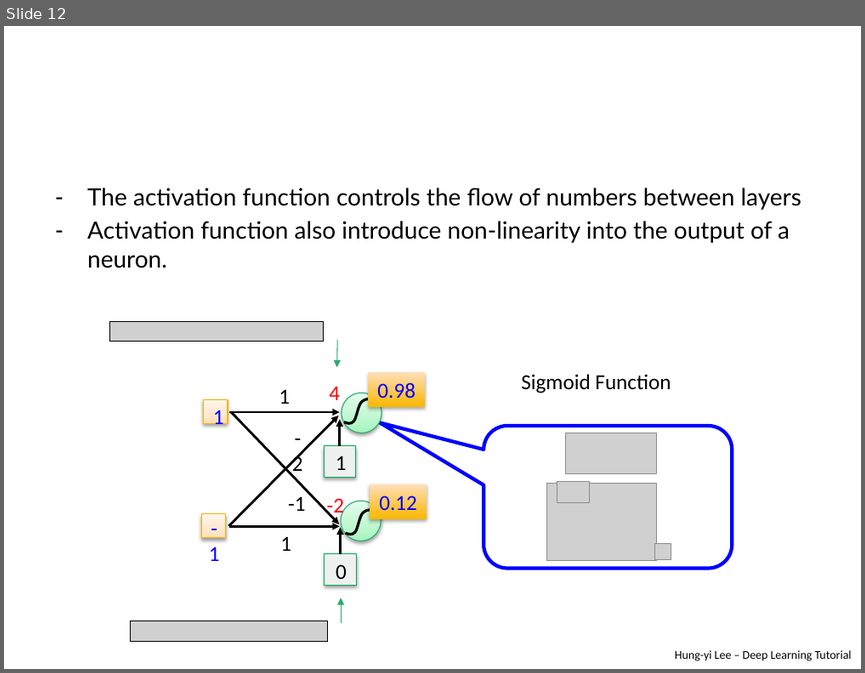
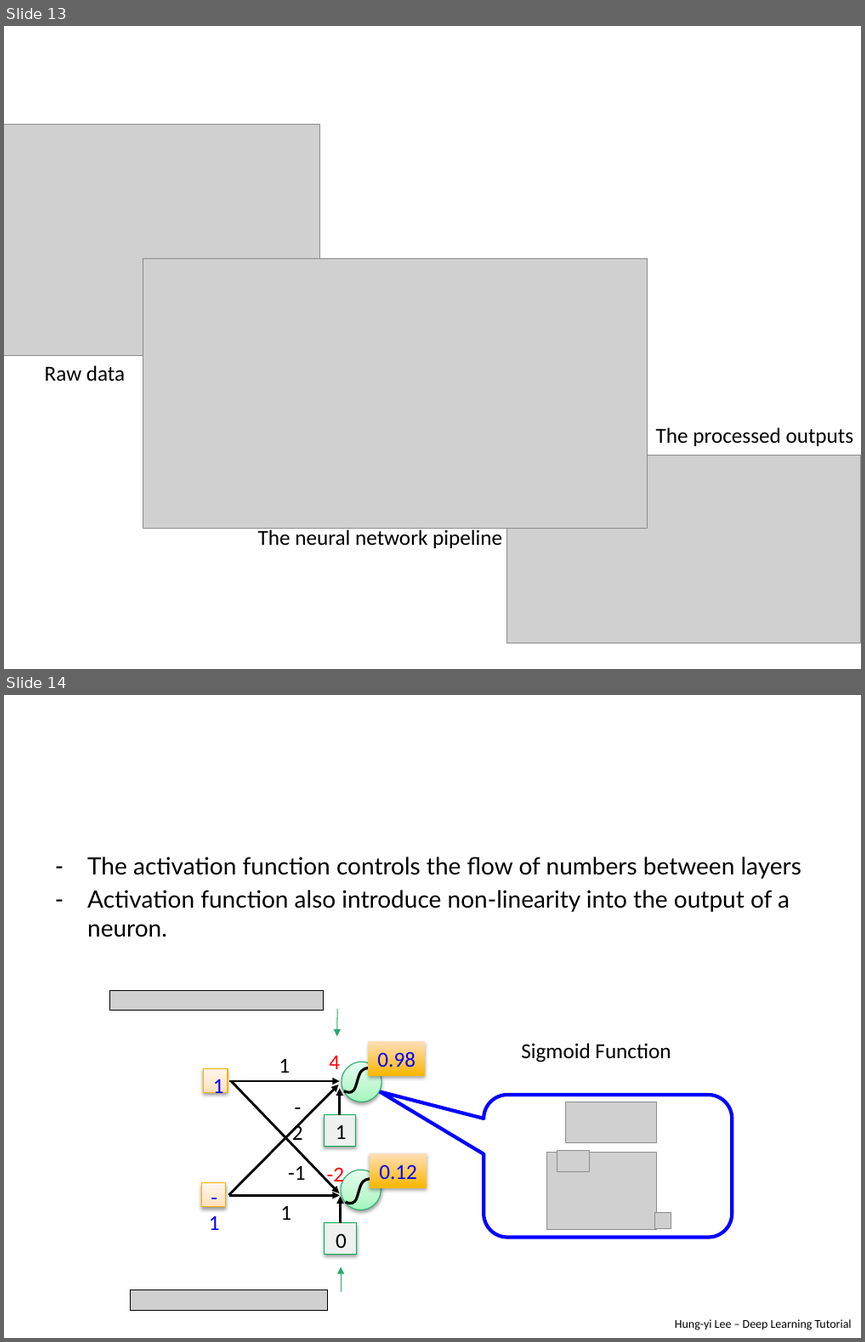
Before and after one commit to lshtm-genomics/omics-course, a slide deck: docs/presentations/AI-dr_prediction.pptx. Shown one above the other, each under a label of ours: slide 12 before the commit, slides 13 and 14 after it. The pictures are 865x673 and 865x1342 pixels, drawn with LibreOffice and Linux fonts; fonts in the diff are those of the drawing; grey boxes stand for pictures; background and template pictures are left out. Boxes give left, top, right and bottom in pixels: in the first picture for what was removed or moved away, otherwise in the second. Text is boxed around its words. In the diff, an @@ line names an element or a change of style, - is before the commit and + after.

```diff
--- a/docs/presentations/AI-dr_prediction.pptx
+++ b/docs/presentations/AI-dr_prediction.pptx
@@ slide 13 added at box(4, 26, 861, 669), background picture (left out) @@
@@ title added at box(46, 52, 675, 111), 28 pt, text #FFFFFF @@
+Intuition
@@ picture added at box(4, 124, 320, 355) @@
@@ picture added at box(143, 258, 647, 528) @@
@@ text added at box(45, 365, 125, 381), 18 pt, text #000000 @@
+Raw data
@@ text added at box(656, 427, 854, 446), 18 pt, text #000000 @@
+The processed outputs
@@ picture added at box(507, 455, 861, 643) @@
@@ text added at box(258, 528, 502, 548), 18 pt, text #000000 @@
+The neural network pipeline
@@ what was slide 12 is now slide 14 @@
```
Also in this commit, not shown: 6 slides changed, 3 other slides added, 1 slide removed.
